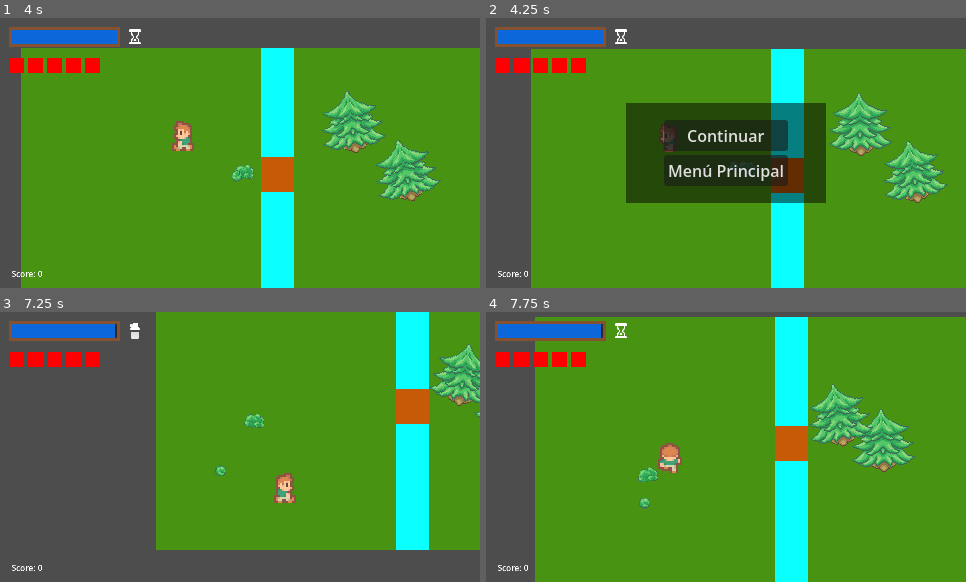
Above: before the commit, frames 1-4 (two rows, left to right).
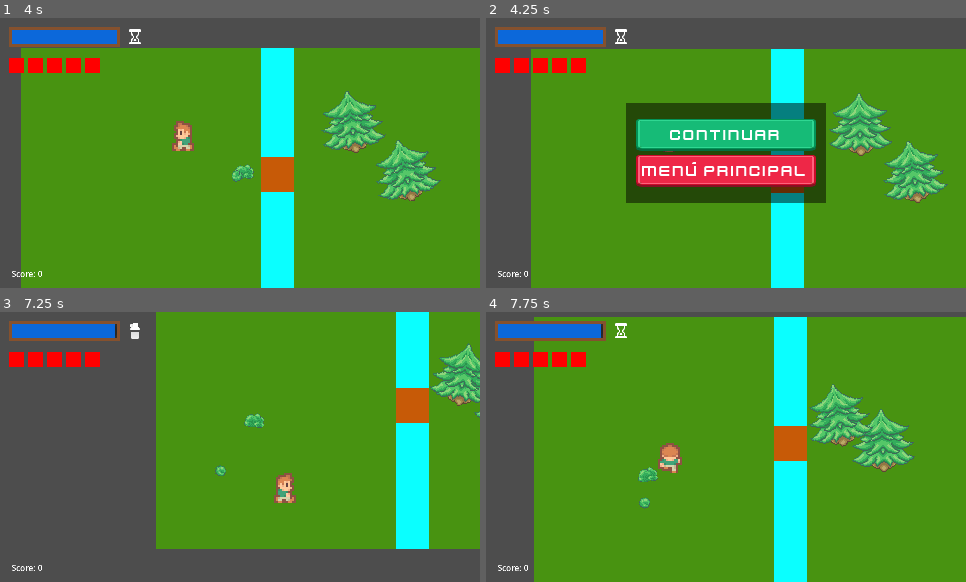
Above: after the commit, the same moments.

Repository: AndrewwAM/Project_KESS
Game: Godot game, scene res://levels/maps/patio.tscn
The game is run twice, just before and just after one commit, with the same random seed, the same clock (stepped at 60 frames per second) and the same inputs.
Inputs (mouse positions are in pixels of both pictures, inside the frame that each line leads up to):
- Up to frame 1 (4 s): move the mouse to (345, 139) at 0.52 s; hold D (player_move_right) 0.53-1.28 s; hold Right mouse button (shoot_alt) 0.53-1.28 s; move the mouse to (144, 166) at 1.27 s; hold S (player_move_down) 1.28-2.03 s; click (144, 166) at 1.35 s; move the mouse to (288, 93) at 2.02 s; hold D (player_move_right) 2.03-2.78 s; hold Right mouse button (shoot_alt) 2.03-2.78 s; move the mouse to (216, 207) at 2.77 s; hold W (player_move_up) 2.78-3.53 s; click (216, 207) at 2.85 s; move the mouse to (384, 193) at 3.52 s; hold A (player_move_left) from 3.53 s (still down); hold Right mouse button (shoot_alt) from 3.53 s (still down)
- Up to frame 2 (4.25 s): keep holding A (player_move_left); keep holding Right mouse button (shoot_alt); tap Escape (ui_cancel) at 4.15 s
- Up to frame 3 (7.25 s): release A (player_move_left) at 4.25 s; release Right mouse button (shoot_alt) at 4.25 s; click "Continuar" (after the commit: "continuar") at 4.25 s; move the mouse to (96, 406) at 5.02 s; hold A (player_move_left) 5.03-5.78 s; click (96, 406) at 5.1 s; move the mouse to (264, 447) at 5.77 s; hold S (player_move_down) 5.78-6.53 s; hold Right mouse button (shoot_alt) 5.78-6.53 s; move the mouse to (168, 379) at 6.52 s; hold D (player_move_right) from 6.53 s (still down); click (168, 379) at 6.6 s
- Up to frame 4 (7.75 s): move the mouse to (831, 433) at 7.27 s; release D (player_move_right) at 7.28 s; hold W (player_move_up) from 7.28 s (still down); hold Right mouse button (shoot_alt) from 7.28 s (still down)

Frame 1 is identical in both runs. In frame 2, 8.9% of the frame differs, in the area x 31-69%, y 37-63%; in frame 3, 0.4%; in frame 4, 0.8%.

Commit message:
mejoras menu pausa

Diff:
--- a/ui/pause_menu.gd
+++ b/ui/pause_menu.gd
@@ -4,6 +4,8 @@
 @onready var main_menu_button = $ColorRect/VBoxContainer/MainMenuButton
 
 const MAIN_MENU_SCENE_PATH: String = "res://ui/main_menu.tscn"
+
+@onready var click_sound: AudioStreamPlayer = $UIClickSound
 
 func _ready() -> void:
 	hide()
@@ -20,8 +22,11 @@
 	visible = new_pause_state
 
 func _on_resume_button_pressed() -> void:
+	click_sound.play()
 	toggle_pause()
 
 func _on_main_menu_button_pressed() -> void:
+	click_sound.play()
+	await click_sound.finished
 	get_tree().paused = false
 	get_tree().change_scene_to_file(MAIN_MENU_SCENE_PATH)
--- a/ui/pause_menu.tscn
+++ b/ui/pause_menu.tscn
@@ -1,12 +1,22 @@
 [gd_scene format=3 uid="uid://dn5fpd31io1jq"]
 
 [ext_resource type="Script" uid="uid://63gnwv8h6m6y" path="res://ui/pause_menu.gd" id="1_50142"]
-[ext_resource type="PackedScene" uid="uid://dl4um2dlbs7lq" path="res://ui/main_menu.tscn" id="2_ejwgg"]
+[ext_resource type="Texture2D" uid="uid://c6jssmlo5x3qa" path="res://ui/elements/green/button_rectangle_depth_flat.svg" id="2_6ap7o"]
+[ext_resource type="Texture2D" uid="uid://bu0mjy28pwtki" path="res://ui/elements/green/button_rectangle_flat.svg" id="3_j3kxr"]
+[ext_resource type="FontFile" uid="uid://c1v2mx0pmuind" path="res://ui/fonts/Kenney Future.ttf" id="4_vovkw"]
+[ext_resource type="Texture2D" uid="uid://dq46jiow027j3" path="res://ui/elements/red/button_rectangle_depth_flat.svg" id="5_jyvtb"]
+[ext_resource type="Texture2D" uid="uid://3requjnjssh" path="res://ui/elements/red/button_rectangle_flat.svg" id="6_fijdv"]
+[ext_resource type="AudioStream" uid="uid://2hd6t2o0gfd" path="res://ui/sounds/click-a.ogg" id="7_j3kxr"]
+
+[sub_resource type="LabelSettings" id="LabelSettings_lpidc"]
+font = ExtResource("4_vovkw")
+
+[sub_resource type="LabelSettings" id="LabelSettings_b1mq0"]
+font = ExtResource("4_vovkw")
 
 [node name="PauseMenu" type="CanvasLayer" unique_id=1777219579]
 process_mode = 3
 script = ExtResource("1_50142")
-main_menu_scene = ExtResource("2_ejwgg")
 
 [node name="ColorRect" type="ColorRect" parent="." unique_id=1774552876]
 custom_minimum_size = Vector2(200, 100)
@@ -33,10 +43,47 @@
 grow_horizontal = 2
 grow_vertical = 2
 
-[node name="ResumeButton" type="Button" parent="ColorRect/VBoxContainer" unique_id=734113233]
+[node name="ResumeButton" type="TextureButton" parent="ColorRect/VBoxContainer" unique_id=615339256]
+custom_minimum_size = Vector2(180, 32)
 layout_mode = 2
-text = "Continuar"
+toggle_mode = true
+texture_normal = ExtResource("2_6ap7o")
+texture_pressed = ExtResource("3_j3kxr")
+ignore_texture_size = true
+stretch_mode = 0
 
-[node name="MainMenuButton" type="Button" parent="ColorRect/VBoxContainer" unique_id=417313758]
+[node name="ResumeLabel" type="Label" parent="ColorRect/VBoxContainer/ResumeButton" unique_id=1411927386]
+layout_mode = 1
+anchors_preset = 15
+anchor_right = 1.0
+anchor_bottom = 1.0
+grow_horizontal = 2
+grow_vertical = 2
+text = "continuar"
+label_settings = SubResource("LabelSettings_lpidc")
+horizontal_alignment = 1
+vertical_alignment = 1
+
+[node name="MainMenuButton" type="TextureButton" parent="ColorRect/VBoxContainer" unique_id=235687397]
+custom_minimum_size = Vector2(120, 32)
 layout_mode = 2
-text = "Menú Principal"
+toggle_mode = true
+texture_normal = ExtResource("5_jyvtb")
+texture_pressed = ExtResource("6_fijdv")
+ignore_texture_size = true
+stretch_mode = 0
+
+[node name="MainMenuLabel" type="Label" parent="ColorRect/VBoxContainer/MainMenuButton" unique_id=1890058597]
+layout_mode = 1
+anchors_preset = 15
+anchor_right = 1.0
+anchor_bottom = 1.0
+grow_horizontal = 2
+grow_vertical = 2
+text = "menú principal"
+label_settings = SubResource("LabelSettings_b1mq0")
+horizontal_alignment = 1
+vertical_alignment = 1
+
+[node name="UIClickSound" type="AudioStreamPlayer" parent="." unique_id=988041156]
+stream = ExtResource("7_j3kxr")
